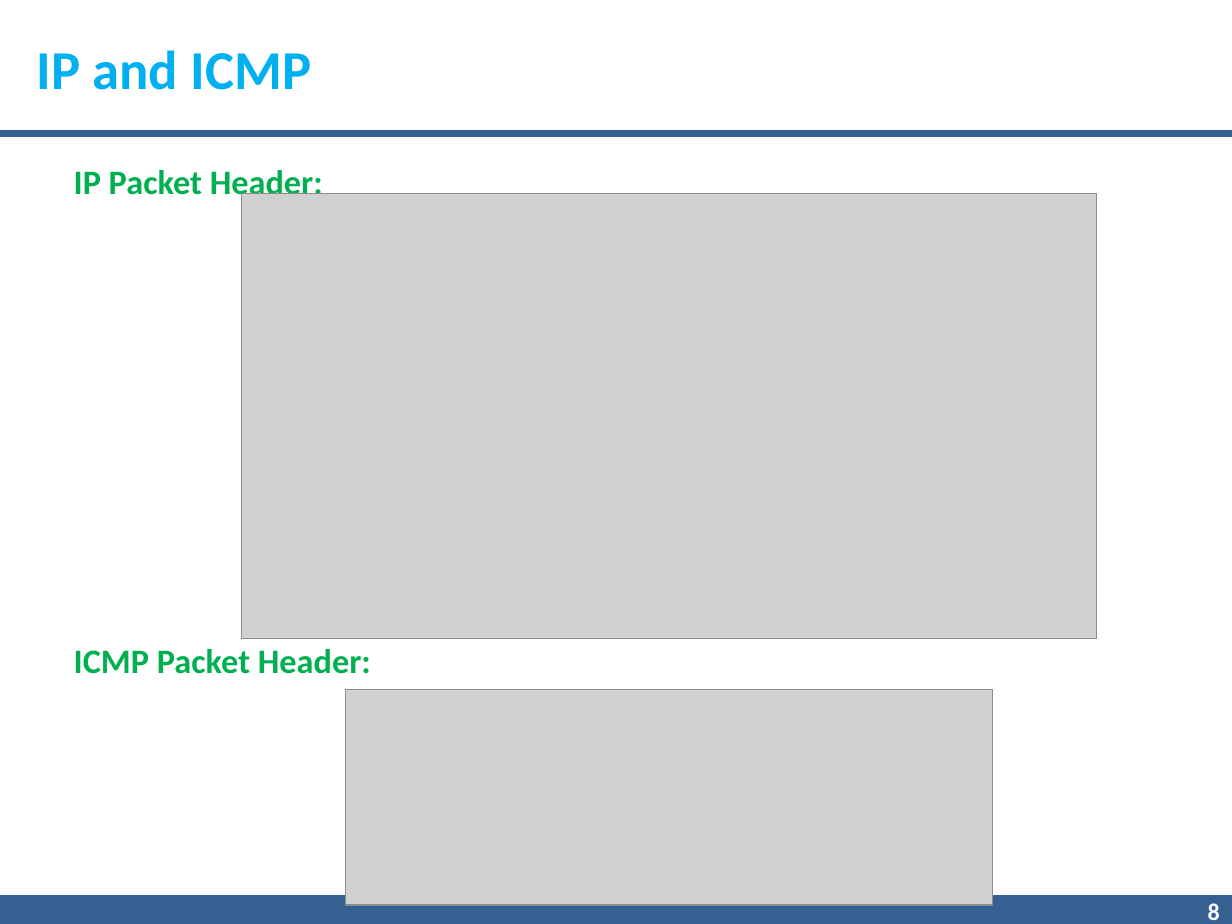
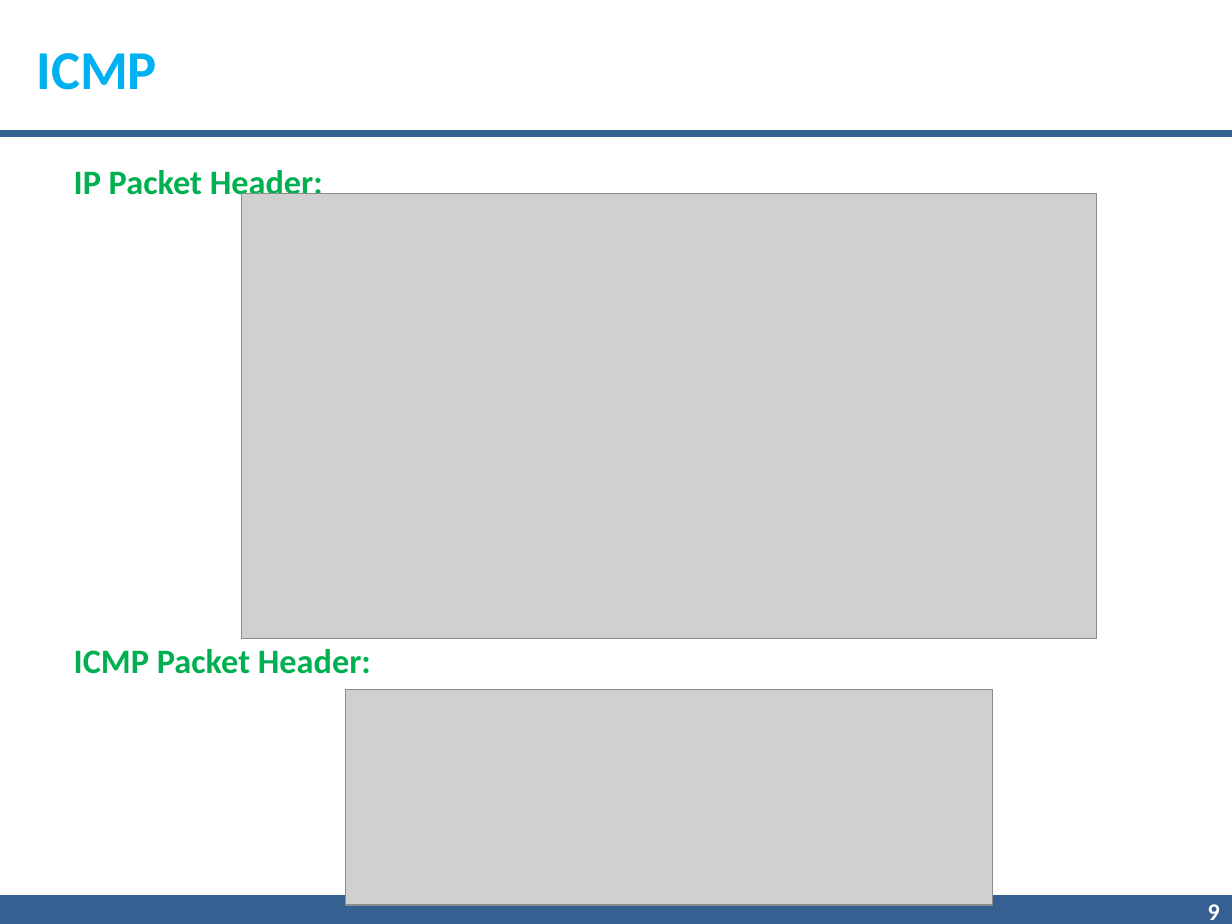
Before and after one commit to gnnain/Pcap_Reader, a slide deck: slide 9 of 7.pptx (slide 8 before the commit). Drawn at 1232x924 pixels with LibreOffice and Linux fonts; fonts in the diff are those of the drawing; grey boxes stand for pictures; background and template pictures are left out. Boxes give left, top, right and bottom in pixels: in the first picture for what was removed or moved away, otherwise in the second. Text is boxed around its words. In the diff, an @@ line names an element or a change of style, - is before the commit and + after.

```diff
--- a/7.pptx
+++ b/7.pptx
@@ text at <box>36,53,157,90</box>: text changed @@
-IP and ICMP
+ICMP
@@ page number at <box>1208,904,1220,920</box>: text changed @@
-8
+9
```
Also in this commit, not shown: 14 other slides changed, 6 slides added, 4 slides removed.
